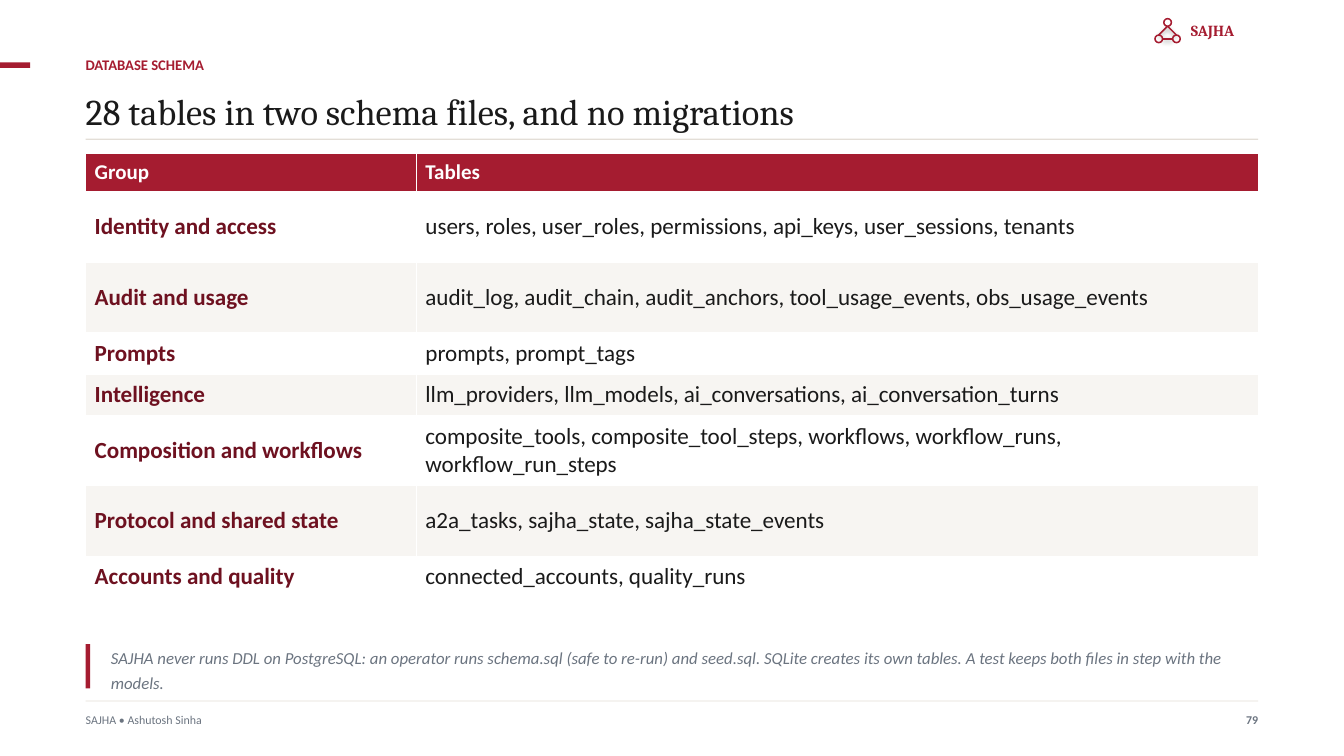
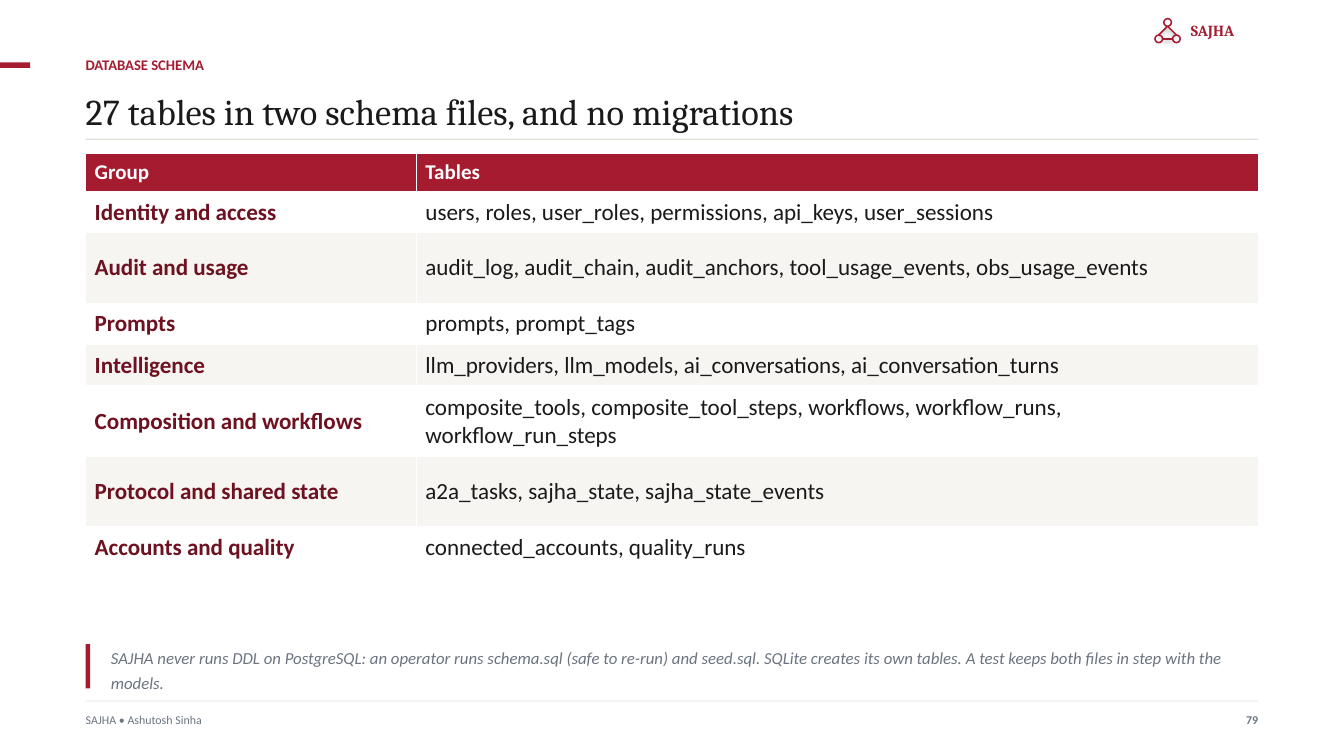
Before and after one commit to ajsinha/sajhamcpserver, a slide deck: slide 79 of docs/publications/SAJHA-MCP-Server.pptx. Drawn at 1344x756 pixels with LibreOffice and Linux fonts; fonts in the diff are those of the drawing. Boxes give left, top, right and bottom in pixels: in the first picture for what was removed or moved away, otherwise in the second. Text is boxed around its words. In the diff, an @@ line names an element or a change of style, - is before the commit and + after.

```diff
--- a/docs/publications/SAJHA-MCP-Server.pptx
+++ b/docs/publications/SAJHA-MCP-Server.pptx
@@ text at (86, 99, 793, 133): text changed @@
-28 tables in two schema files, and no migrations
+27 tables in two schema files, and no migrations
@@ table at (86, 153, 1258, 569) @@
-row 2, column 2: users, roles, user_roles, permissions, api_keys, user_sessions, tenants
+row 2, column 2: users, roles, user_roles, permissions, api_keys, user_sessions
```
Also in this commit, not shown: 9 other slides changed, 26 other files.
